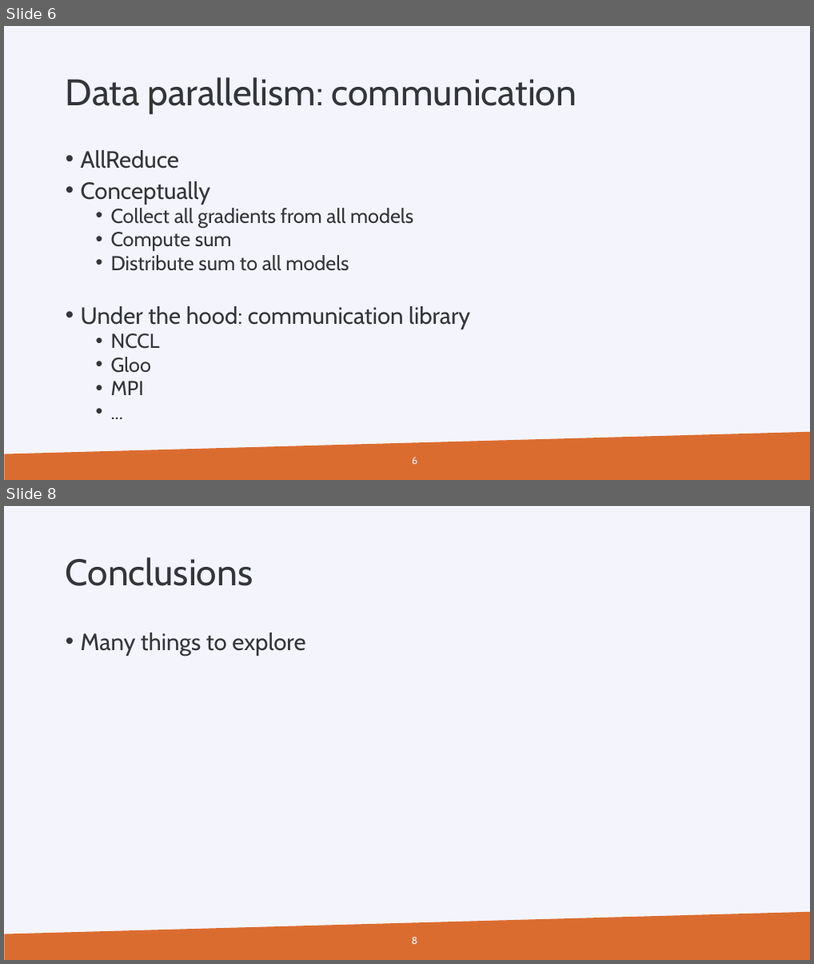
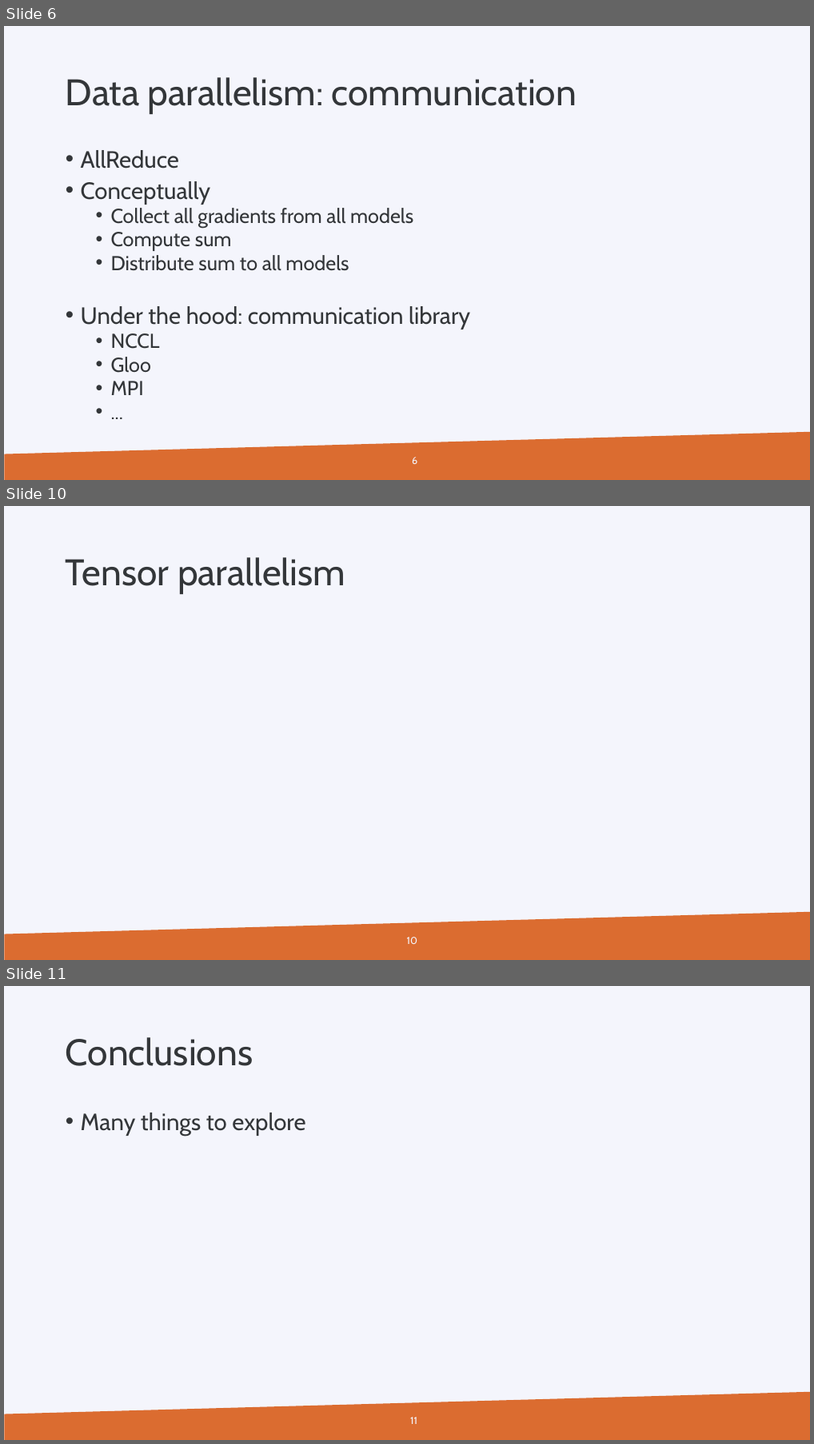
Before and after one commit to gjbex/Machine-learning-with-Python, a slide deck: multi_gpu.pptx. Shown one above the other, each under a label of ours: slides 6 and 8 before the commit, slides 6, 10 and 11 after it; the slides between them are not shown. The pictures are 814x964 and 814x1444 pixels, drawn with LibreOffice and Linux fonts; fonts in the diff are those of the drawing; background and template pictures are left out. Boxes give left, top, right and bottom in pixels: in the first picture for what was removed or moved away, otherwise in the second. Text is boxed around its words. In the diff, an @@ line names an element or a change of style, - is before the commit and + after.

```diff
--- a/multi_gpu.pptx
+++ b/multi_gpu.pptx
@@ slide 10 added at [4,506,810,960], background #F4F5FC; not listed: 1 template element that a slide beside it also shows @@
@@ title added at [66,557,346,594], 44 pt, text #333639 @@
+Tensor parallelism
@@ page number added at [407,936,418,944], 12 pt, text #F4F5FC @@
+10
@@ what was slide 8 is now slide 11 @@
@@ page number at [410,1416,418,1424]: text changed @@
-8
+11
```
Also in this commit, not shown: 2 slides changed, 2 other slides added, 1 other file.
